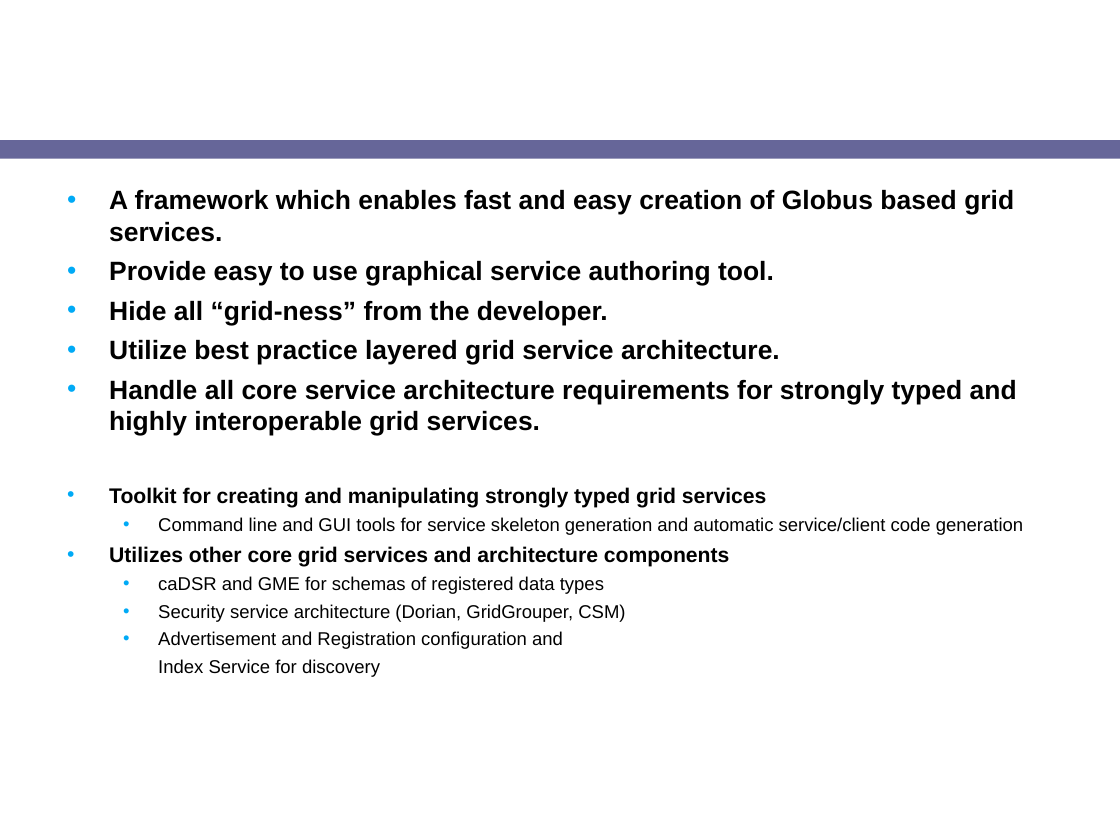
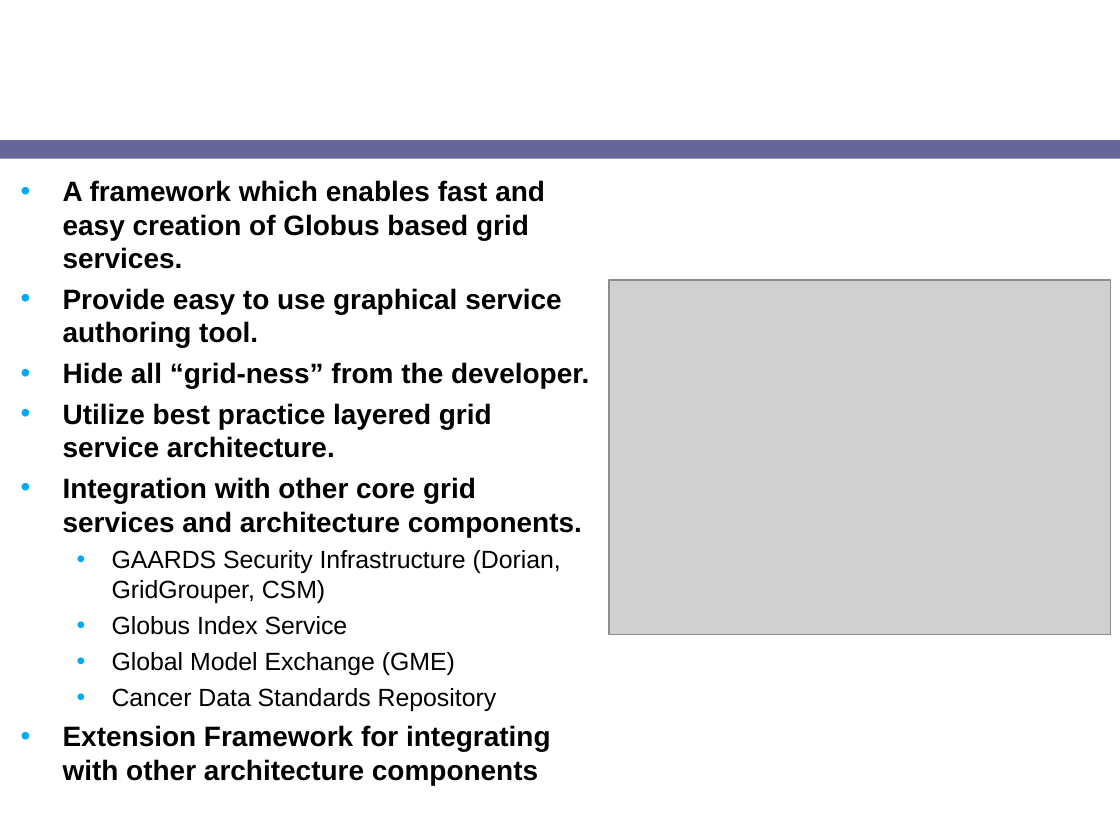
Before and after one commit to NCIP/cagrid-docs, a slide deck: slide 2 of presentations/introduce/Introduce-1.1-OGF-21-globus-software-providers.ppt. Drawn at 1120x840 pixels with LibreOffice and Linux fonts; fonts in the diff are those of the drawing; grey boxes stand for pictures; background and template pictures are left out. Boxes give left, top, right and bottom in pixels: in the first picture for what was removed or moved away, otherwise in the second. Text is boxed around its words. In the diff, an @@ line names an element or a change of style, - is before the commit and + after.

```diff
--- a/presentations/introduce/Introduce-1.1-OGF-21-globus-software-providers.ppt
+++ b/presentations/introduce/Introduce-1.1-OGF-21-globus-software-providers.ppt
@@ text "A framework which enables fast ...": place and size @@
-text "A framework which enables fast ..." at bbox=[109, 189, 1023, 677]
+text "A framework which enables fast ..." at bbox=[63, 180, 589, 785]
@@ text at bbox=[63, 180, 589, 458]: size 17 to 18 pt in "A framework which enables fast and easy ...", "Provide easy to use graphical service authoring ...", "Hide all “grid-ness” from the developer.", "Utilize best practice layered grid service architecture." @@
@@ picture added at bbox=[609, 280, 1111, 635] @@
@@ text at bbox=[63, 477, 582, 785]: text changed; size 11.9 to 18 pt; bold on @@
-• Handle all core service architecture requirements for strongly typed and highly interoperable grid services.
-• Toolkit for creating and manipulating strongly typed grid services
-  • Command line and GUI tools for service skeleton generation and automatic service/client code generation
-• Utilizes other core grid services and architecture components
-  • caDSR and GME for schemas of registered data types
-  • Security service architecture (Dorian, GridGrouper, CSM)
-  • Advertisement and Registration configuration and
-  Index Service for discovery
+• Integration with other core grid services and architecture components.
+  • GAARDS Security Infrastructure (Dorian, GridGrouper, CSM)
+  • Globus Index Service
+  • Global Model Exchange (GME)
+  • Cancer Data Standards Repository
+• Extension Framework for integrating with other architecture components
```
Also in this commit, not shown: 1 other slide changed, 1 slide added, 11 slides removed.
